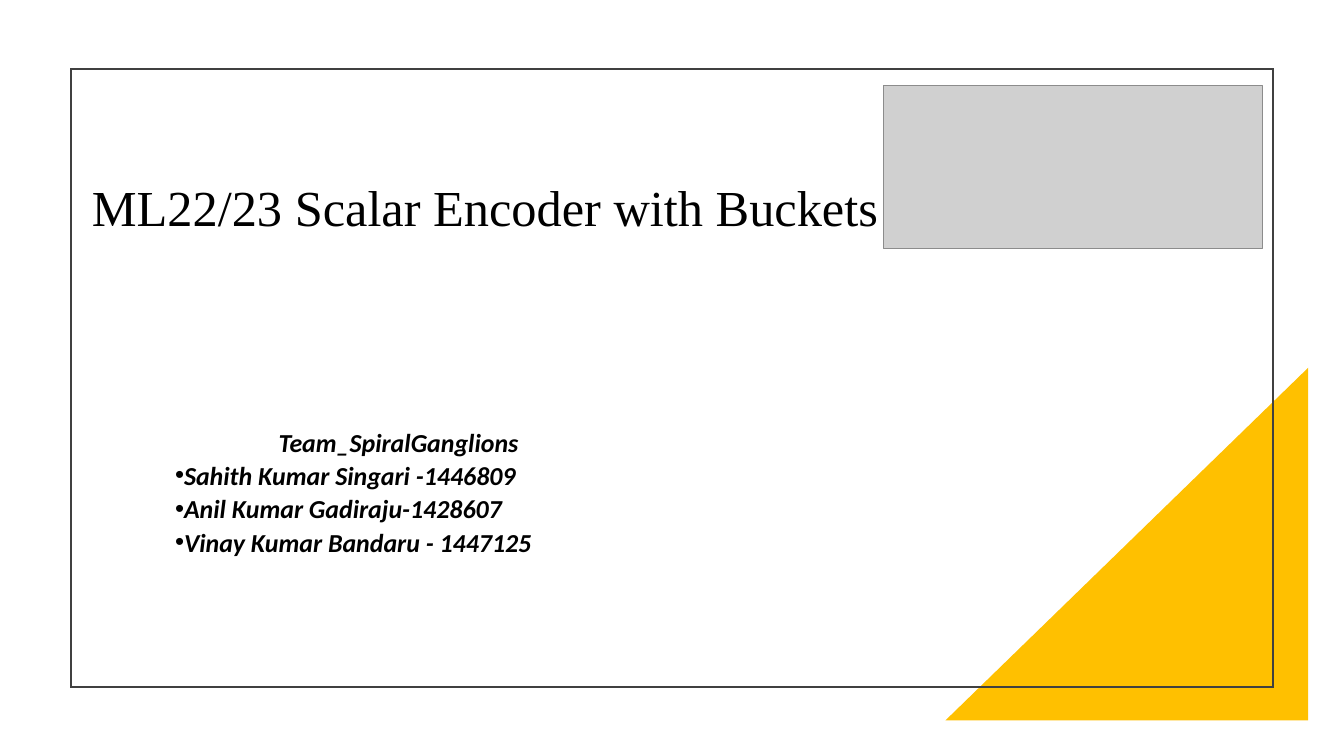
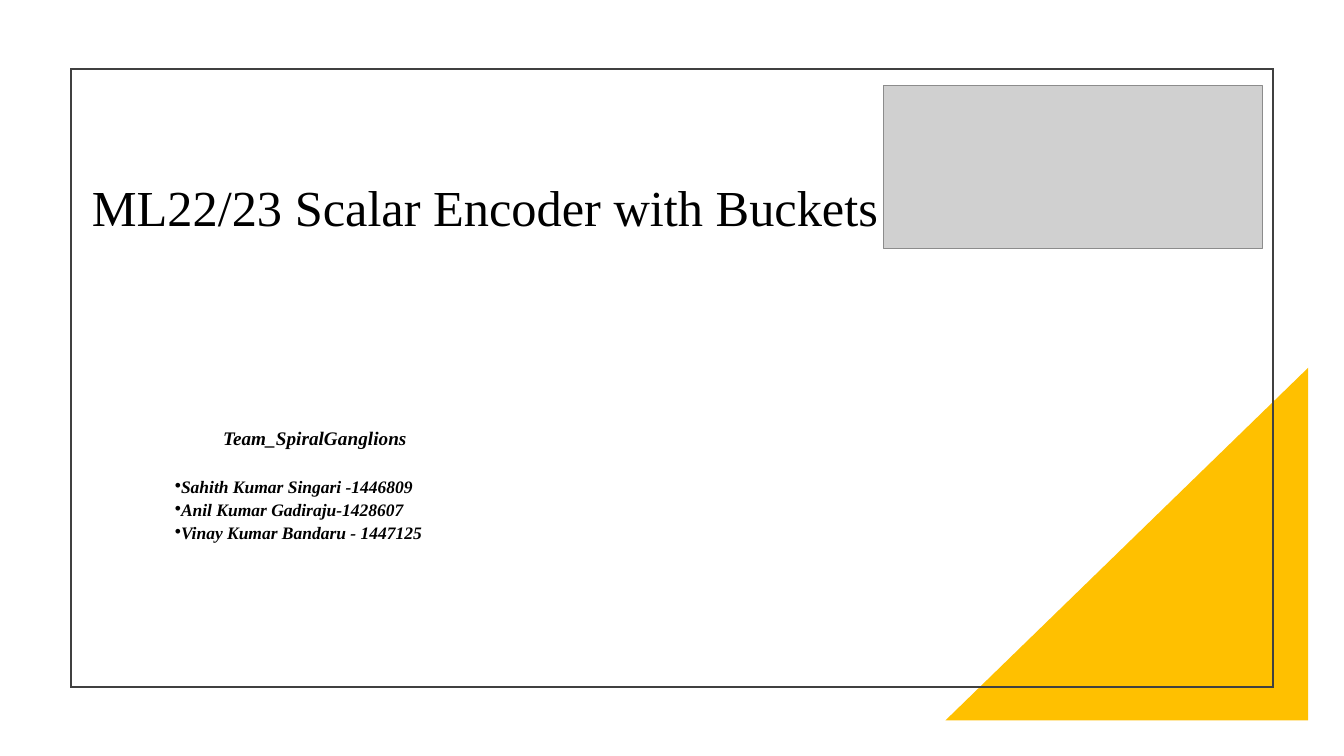
Before and after one commit to sahithkumar1999/neocortexapi, a slide deck: slide 1 of source/NeoCortexApi/Documents/Group Presentation[ScalarEncoder with Buckets].pptx. Drawn at 1344x756 pixels with LibreOffice and Linux fonts; fonts in the diff are those of the drawing; grey boxes stand for pictures. Boxes give left, top, right and bottom in pixels: in the first picture for what was removed or moved away, otherwise in the second. Text is boxed around its words. In the diff, an @@ line names an element or a change of style, - is before the commit and + after.

```diff
--- a/source/NeoCortexApi/Documents/Group Presentation[ScalarEncoder with Buckets].pptx
+++ b/source/NeoCortexApi/Documents/Group Presentation[ScalarEncoder with Buckets].pptx
@@ text "Team_SpiralGanglions" at (181, 431, 422, 543): size 18.5 to 13.8 pt in "Team_SpiralGanglions"; font Calibri to Times New Roman; size 18.5 to 12.5 pt in "Sahith Kumar Singari -1446809", "Anil Kumar Gadiraju-1428607", "Vinay Kumar Bandaru - 1447125"; alignment centre to left; line spacing 0.8 to 0.7 @@
```
Also in this commit, not shown: 7 other slides changed, 1 slide removed, 2 other files.
